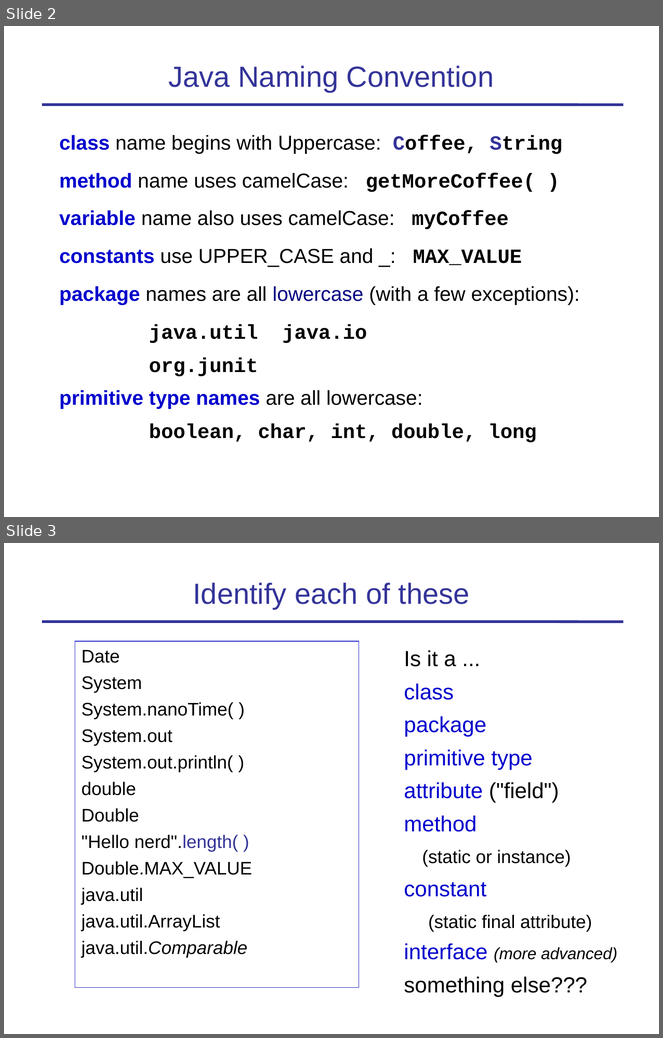
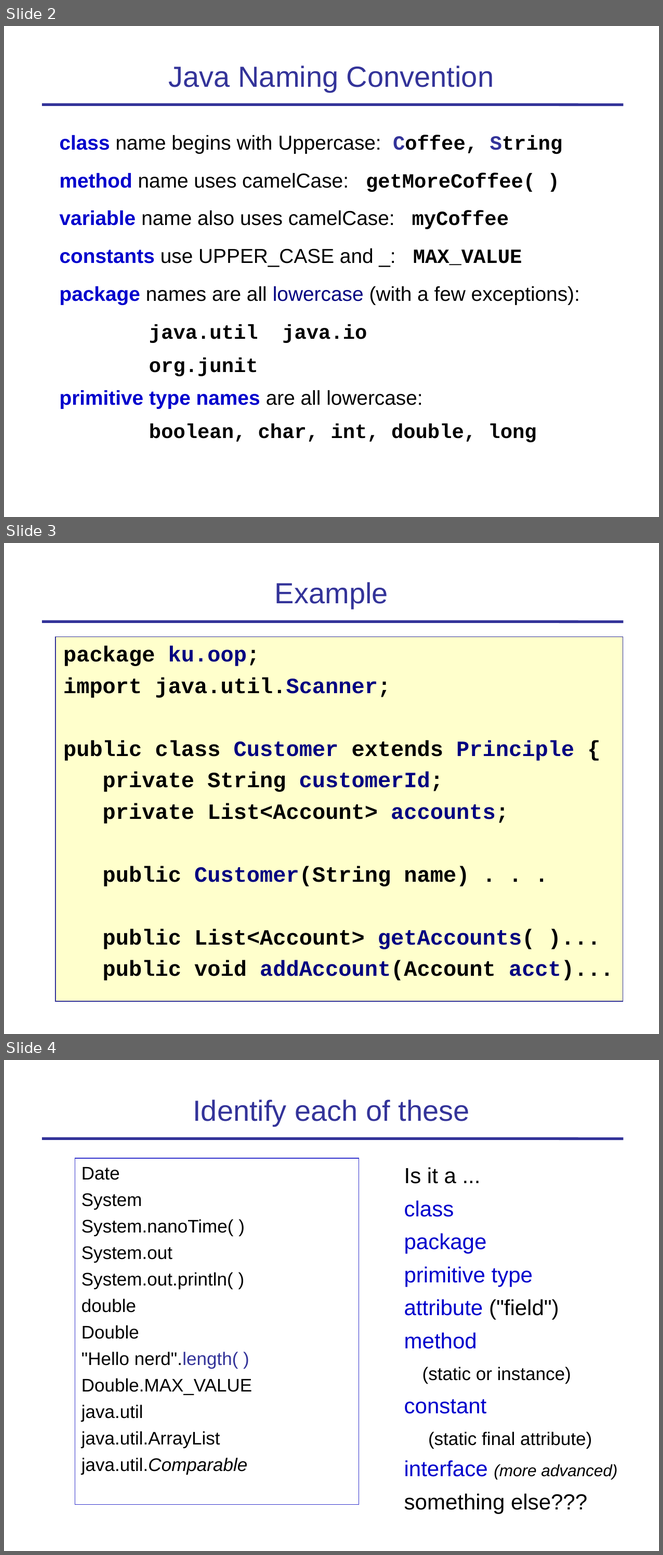
Before and after one commit to skeoop/skeoop.github.io, a slide deck: week1/2-Coding-Standard-and-Javadoc.ppt. Shown one above the other, each under a label of ours: slides 2 and 3 before the commit, slides 2, 3 and 4 after it. The pictures are 663x1038 and 663x1555 pixels, drawn with LibreOffice and Linux fonts; fonts in the diff are those of the drawing. Boxes give left, top, right and bottom in pixels: in the first picture for what was removed or moved away, otherwise in the second. Text is boxed around its words. In the diff, an @@ line names an element or a change of style, - is before the commit and + after.

```diff
--- a/week1/2-Coding-Standard-and-Javadoc.ppt
+++ b/week1/2-Coding-Standard-and-Javadoc.ppt
@@ slide 3 added at <box>4,543,659,1034</box>, background #FFFFFF; not listed: 1 template element that a slide beside it also shows @@
@@ title added at <box>275,582,388,609</box>, 32 pt, text #333399 @@
+Example
@@ rectangle added at <box>56,637,623,1002</box>, fill #FFFFCC, outline #333399 0.74 pt, 24 pt, text #000000, bold @@
+package ku.oop;
+import java.util.Scanner;
+public class Customer extends Principle {
+private String customerId;
+private List<Account> accounts;
+public Customer(String name) . . .
+public List<Account> getAccounts( )...
+public void addAccount(Account acct)...
@@ what was slide 3 is now slide 4 @@
```
Also in this commit, not shown: 3 slides changed, 1 slide removed, 3 other files.
